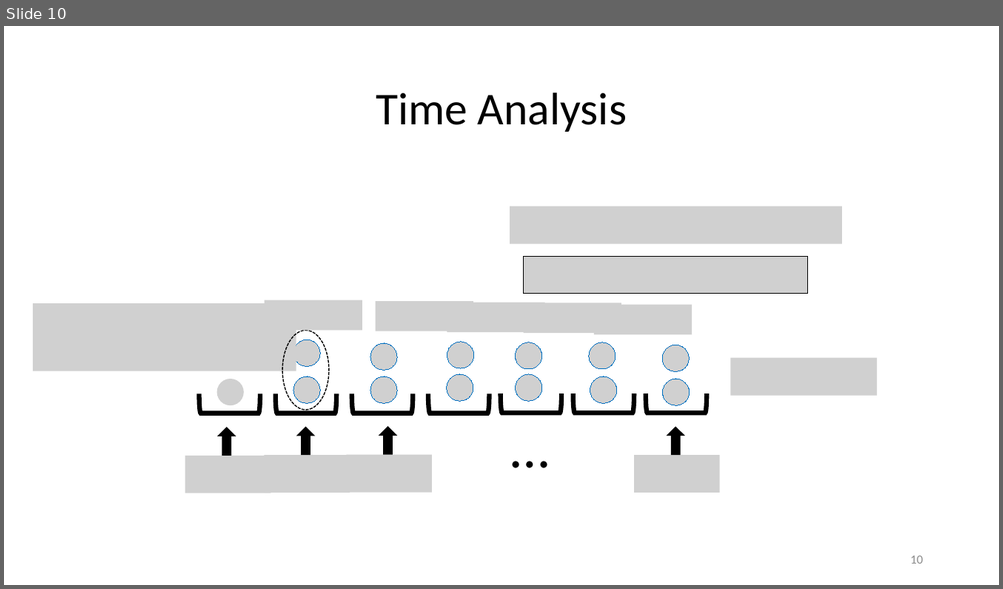
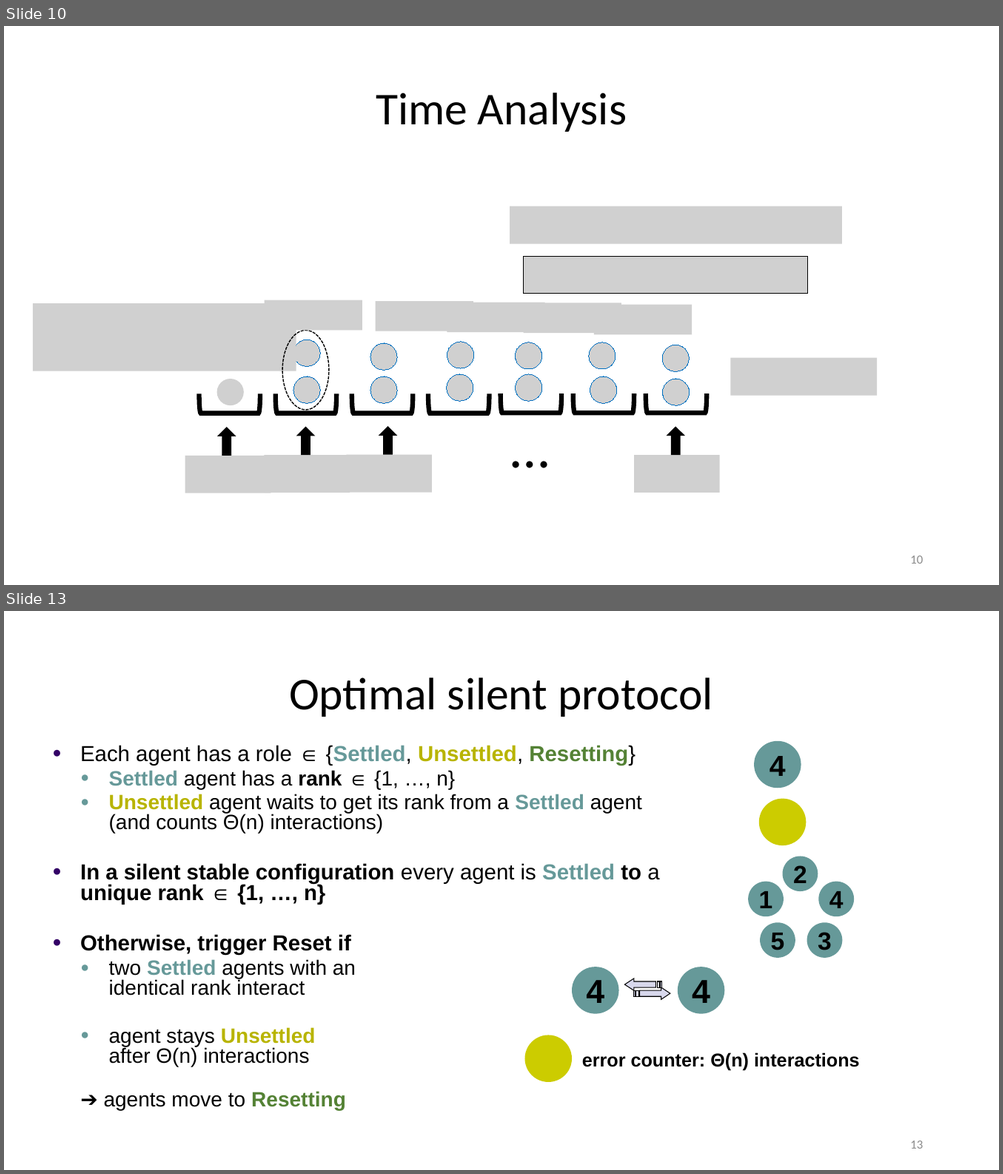
Before and after one commit to EricESeverson/academic-website, a slide deck: static/media/efficient_ssle_talk.pptx. Shown one above the other, each under a label of ours: slide 10 before the commit, slides 10 and 13 after it; the slides between them are not shown. The pictures are 1003x589 and 1003x1174 pixels, drawn with LibreOffice and Linux fonts; fonts in the diff are those of the drawing; grey boxes stand for pictures. Boxes give left, top, right and bottom in pixels: in the first picture for what was removed or moved away, otherwise in the second. Text is boxed around its words. In the diff, an @@ line names an element or a change of style, - is before the commit and + after.

```diff
--- a/static/media/efficient_ssle_talk.pptx
+++ b/static/media/efficient_ssle_talk.pptx
@@ slide 13 added at (4, 611, 999, 1170), background #FFFFFF @@
@@ title added at (289, 678, 713, 717), 44 pt, text #000000 @@
+Optimal silent protocol
@@ ellipse added at (754, 741, 801, 788), fill #669999, 28 pt, text #000000, bold @@
+4
@@ text added at (80, 745, 659, 1111), 20 pt, text #000000 @@
+● Each agent has a role ∈ {Settled, Unsettled, Resetting}
+  ● Settled agent has a rank ∈ {1, …, n}
+  ● Unsettled agent waits to get its rank from a Settled agent (and counts Θ(n) interactions)
+● In a silent stable configuration every agent is Settled to a unique rank ∈ {1, …, n}
+● Otherwise, trigger Reset if
+  ● two Settled agents with an
+    identical rank interact
+  ● agent stays Unsettled
+    after Θ(n) interactions
+  ➔ agents move to Resetting
@@ ellipse added at (759, 799, 806, 846), fill #CCCC00 @@
@@ ellipse added at (782, 857, 817, 891), fill #669999, 24 pt, text #000000, bold @@
+2
@@ ellipse added at (748, 882, 783, 917), fill #669999, 24 pt, text #000000, bold @@
+1
@@ ellipse added at (819, 882, 854, 917), fill #669999, 24 pt, text #000000, bold @@
+4
@@ ellipse added at (760, 923, 795, 958), fill #669999, 24 pt, text #000000, bold @@
+5
@@ ellipse added at (807, 923, 842, 958), fill #669999, 24 pt, text #000000, bold @@
+3
@@ ellipse added at (572, 967, 619, 1014), fill #669999, 32 pt, text #000000, bold @@
+4
@@ freeform shape added at (625, 979, 661, 991), fill #D8D8EC, outline #000000 0.75 pt @@
@@ freeform shape added at (634, 988, 670, 999), fill #D8D8EC, outline #000000 0.75 pt @@
@@ ellipse added at (677, 967, 725, 1014), fill #669999, 32 pt, text #000000, bold @@
+4
@@ ellipse added at (525, 1036, 572, 1082), fill #CCCC00 @@
@@ text added at (582, 1053, 859, 1071), 18 pt, text #000000, bold @@
+error counter: Θ(n) interactions
@@ page number added at (910, 1141, 922, 1149), 12 pt, text #8C8C8C @@
+13
```
Also in this commit, not shown: 9 slides changed, 13 other slides added, 18 slides removed, 7 other files.
